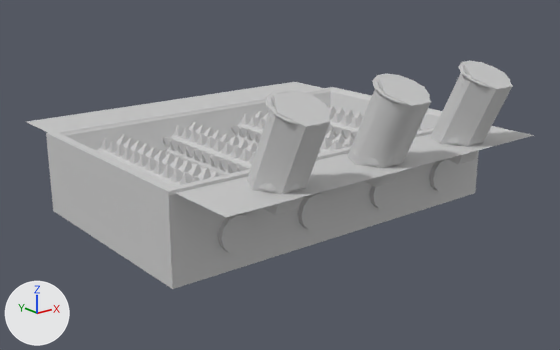
What one commit did to the FBX model Rabid_Rumble/Assets/3D Assets/Traps/Static Meshes/SM_Trap_MajorGrinder.FBX.
The view is the same before and after, from a 50 mm lens placed at (-6.43, -8.23, 2.59), pointed at (-0.05, -0.26, -0.6). The axes (+X, +Y, +Z) are drawn at lower left. The lights are the same throughout. Objects named as collision shapes, trigger or cutter boxes, shadow casters or lower levels of detail are left out. Where no turn or scale is listed for an object, it has been applied to the vertices.

Objects in the first picture: 'SM_Factory_Trap_Grinder_Base', 'SM_Factory_Trap_Grinder_Floor', 'SM_Factory_Trap_Grinder_Roller001', 'SM_Factory_Trap_Grinder_Roller002', 'SM_Factory_Trap_Grinder_Roller003', 'SM_Factory_Trap_Grinder_Roller004', 'SM_Trap_Grinder_Collsion'.
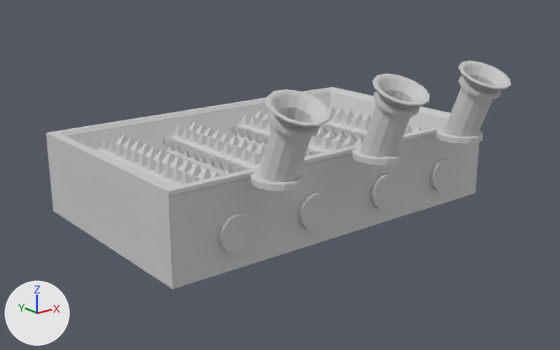
The change, as a diff of the scene's bpy script:
```diff
--- a/Rabid_Rumble/Assets/3D Assets/Traps/Static Meshes/SM_Trap_MajorGrinder.FBX.py
+++ b/Rabid_Rumble/Assets/3D Assets/Traps/Static Meshes/SM_Trap_MajorGrinder.FBX.py
@@ me_mesh_002 @@
 me_mesh_002.from_pydata(...)  # 56 vertices, 42 faces; spans x -2.58..2.58, y -2.67..1.58, z -0.19..1.91
 # used by ob_sm_trap_grinder_collsion; location = (0.0, 0.0, -0.88)
+# me_mesh_002 part 1: the loose piece of 12 vertices spanning x -0.32..0.32, y -2.67..-1.68, z 0.62..1.91 is deleted
+# me_mesh_002 part 2: the loose piece of 12 vertices spanning x -1.82..-1.18, y -2.67..-1.68, z 0.62..1.91 is deleted
+# me_mesh_002 part 3: the loose piece of 12 vertices spanning x 1.18..1.82, y -2.67..-1.68, z 0.62..1.91 is deleted
 me_mesh_002.materials.append(mat_01___default)
@@ me_mesh_001 @@
 me_mesh_001.from_pydata(...)  # 660 vertices, 621 faces; spans x -2.57..2.57, y -2.68..1.58, z -0.87..1.04
 # used by ob_sm_factory_trap_grinder_base; location = (0.0, 0.0, 0.0)
+# me_mesh_001 part 4: the loose piece of 208 vertices spanning x 1.16..1.84, y -2.68..-1.75, z 0.03..1.04 is deleted
+# me_mesh_001 part 5: the loose piece of 208 vertices spanning x -0.34..0.34, y -2.68..-1.75, z 0.03..1.04 is deleted
+# me_mesh_001 part 6: the loose piece of 208 vertices spanning x -1.84..-1.16, y -2.68..-1.75, z 0.03..1.04 is deleted
 me_mesh_001.materials.append(mat_01___default)
@@ me_mesh_006_1 @@
+me_mesh_006_1.from_pydata(...)  # 624 vertices, 1203 faces; spans x -1.84..1.84, y -2.68..-1.75, z 0.03..1.04
+me_mesh_006_1.materials.append(mat_01___default)  # light grey #cacaca
@@ ob_sm_factory_trap_grinder_floor @@
-ob_sm_factory_trap_grinder_floor = bpy.data.objects.new('SM_Factory_Trap_Grinder_Floor', me_mesh)
-ob_sm_factory_trap_grinder_floor.location = (0.0, 0.0, 0.0)
@@ ob_sm_factory_trap_grinder_pipes @@
+ob_sm_factory_trap_grinder_pipes = bpy.data.objects.new('SM_Factory_Trap_Grinder_Pipes', me_mesh_006_1)
+ob_sm_factory_trap_grinder_pipes.location = (0.0, 0.0, 0.0)
```

Where the change shows, as pixel boxes (x1, y1, x2, y2) in the pictures (560 x 350 px):
'SM_Trap_Grinder_Collsion', reshaped (7% narrower, 11% shorter): before (46, 62, 513, 289); after (46, 87, 480, 289)
'SM_Factory_Trap_Grinder_Pipes', added: after (251, 61, 511, 191)
'SM_Factory_Trap_Grinder_Floor', deleted: before (27, 82, 534, 217)
part 1 of me_mesh_002, deleted: before (347, 75, 431, 187)
part 2 of me_mesh_002, deleted: before (247, 91, 330, 215)
part 3 of me_mesh_002, deleted: before (431, 62, 513, 164)
part 4 of me_mesh_001, deleted: before (436, 61, 510, 144)
part 5 of me_mesh_001, deleted: before (353, 74, 430, 165)
part 6 of me_mesh_001, deleted: before (251, 89, 331, 191)
